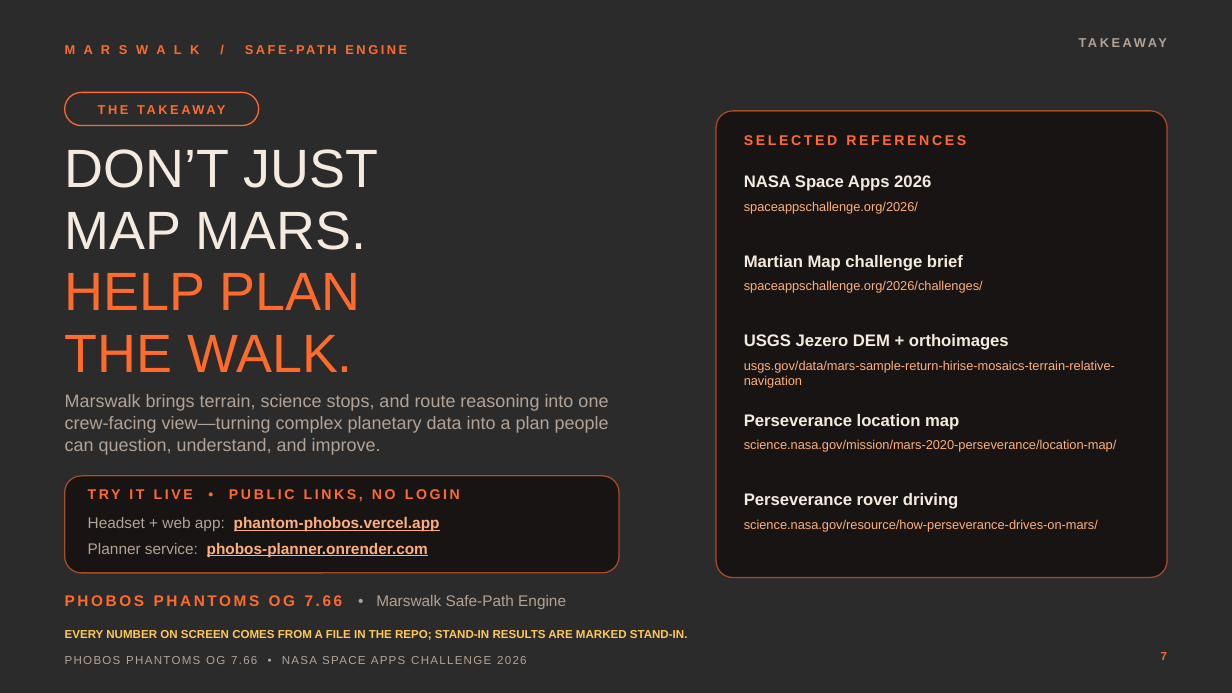
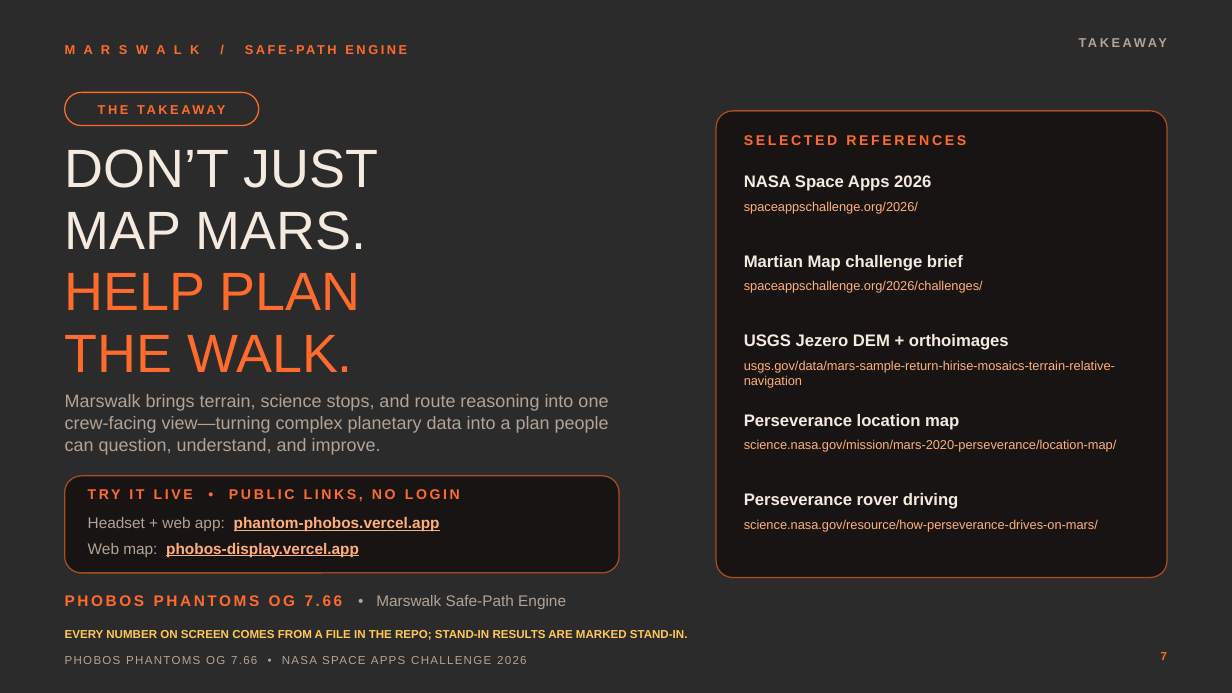
Before and after one commit to mahyda07/phobos-phantoms, a slide deck: slide 7 of submission/Marswalk-Presentation-v2.pptx. Drawn at 1232x693 pixels with LibreOffice and Linux fonts; fonts in the diff are those of the drawing; background and template pictures are left out; a plain dark background stands for a picture behind light text. Boxes give left, top, right and bottom in pixels: in the first picture for what was removed or moved away, otherwise in the second. Text is boxed around its words. In the diff, an @@ line names an element or a change of style, - is before the commit and + after.

```diff
--- a/submission/Marswalk-Presentation-v2.pptx
+++ b/submission/Marswalk-Presentation-v2.pptx
@@ text at bbox=[88, 543, 359, 557]: text changed @@
-Planner service: phobos-planner.onrender.com
+Web map: phobos-display.vercel.app
```
Also in this commit, not shown: 2 other slides changed, 3 other files.
